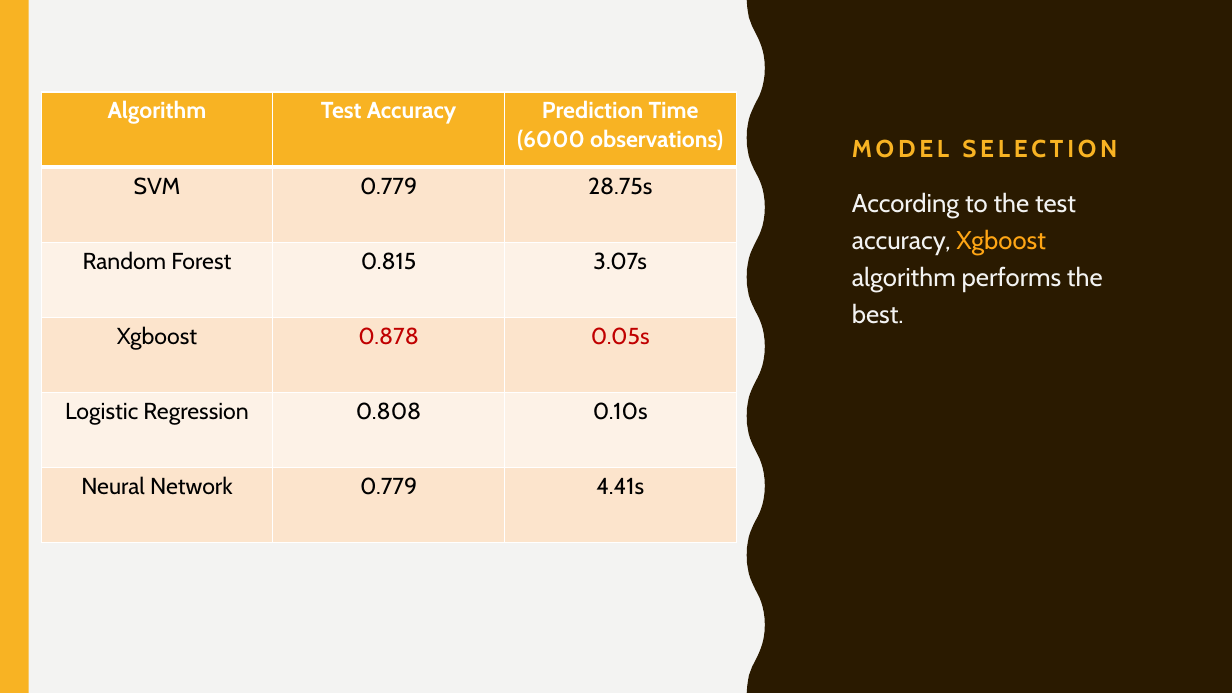
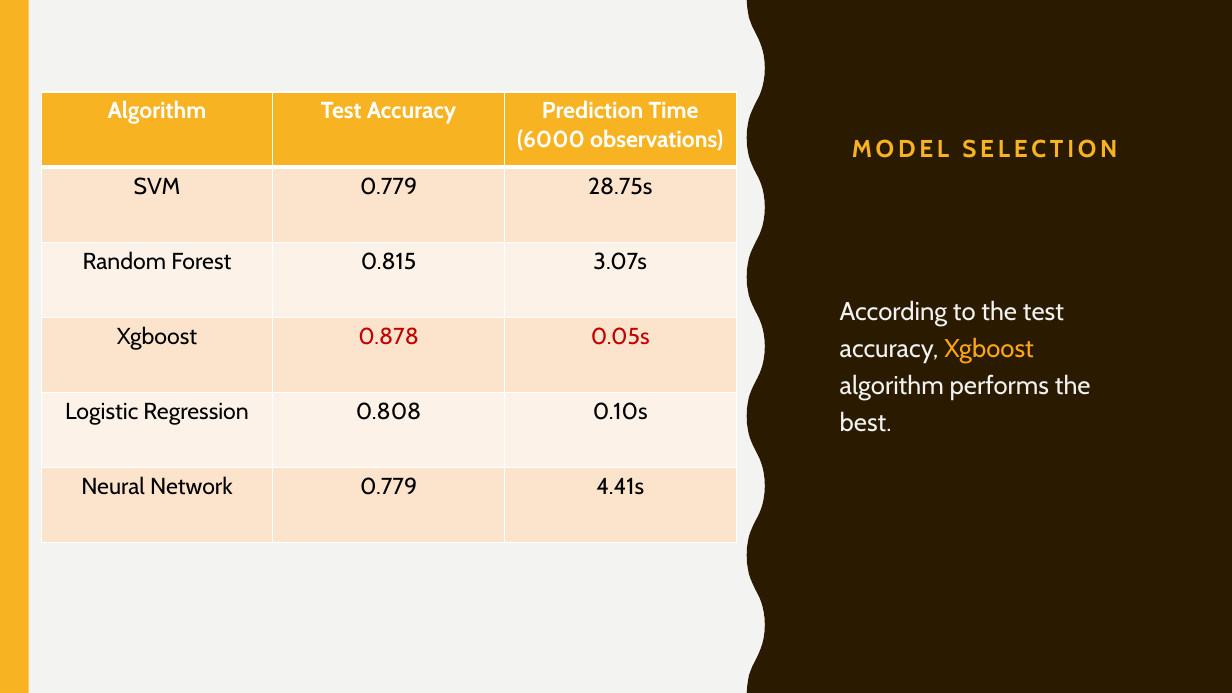
Before and after one commit to TZstatsADS/Spring2018-Project5-grp8, a slide deck: slide 10 of doc/presentation.pptx. Drawn at 1232x693 pixels with LibreOffice and Linux fonts; fonts in the diff are those of the drawing. Boxes give left, top, right and bottom in pixels: in the first picture for what was removed or moved away, otherwise in the second. Text is boxed around its words. In the diff, an @@ line names an element or a change of style, - is before the commit and + after.

```diff
--- a/doc/presentation.pptx
+++ b/doc/presentation.pptx
@@ text "According to the test accuracy, ...": place and size @@
-text "According to the test accuracy, ..." at box(852, 192, 1103, 324)
+text "According to the test accuracy, ..." at box(840, 300, 1091, 432)
```
Also in this commit, not shown: 3 other slides changed, 3 slides added.
